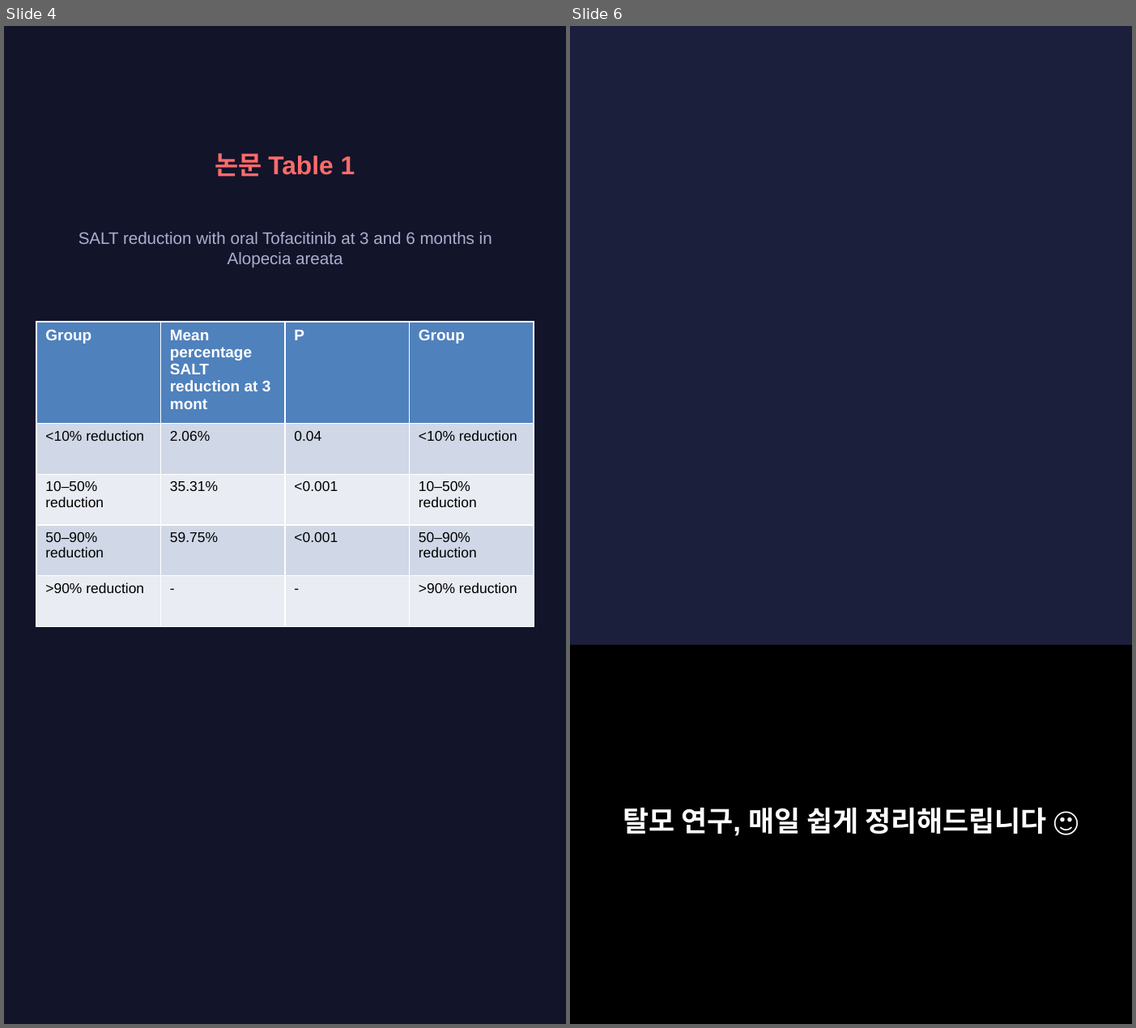
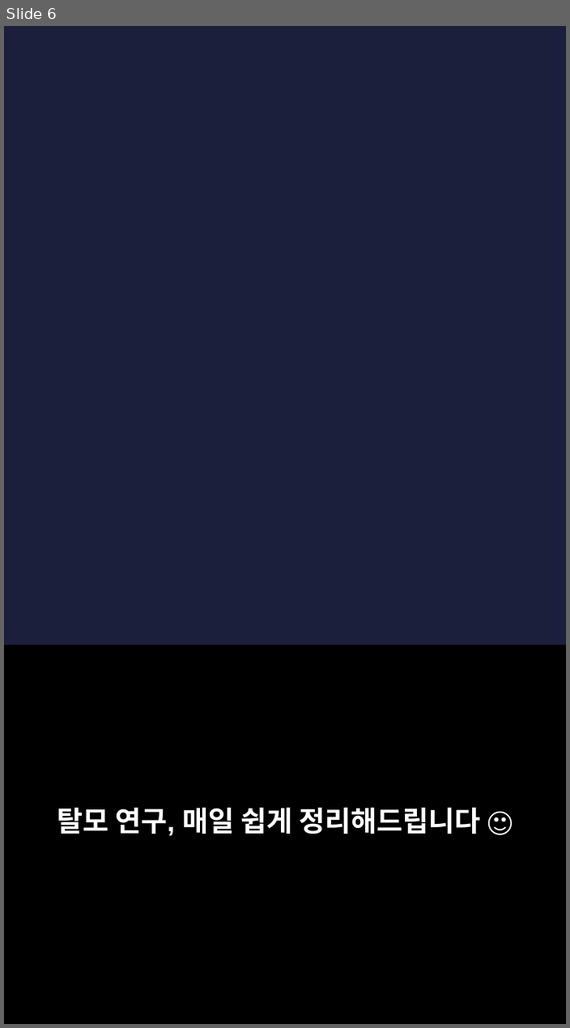
Before and after one commit to hyokang2010-BJ-ANTH/product-builder-test, a slide deck: data/2026-09-11/slides.pptx. Shown side by side, each under a label of ours: slides 4 and 6 before the commit, slide 6 after it; the slides between them are not shown. The pictures are 1136x1028 and 570x1028 pixels, drawn with LibreOffice and Linux fonts; fonts in the diff are those of the drawing; background and template pictures are left out. Boxes give left, top, right and bottom in pixels: in the first picture for what was removed or moved away, otherwise in the second. Text is boxed around its words. In the diff, an @@ line names an element or a change of style, - is before the commit and + after.

```diff
--- a/data/2026-09-11/slides.pptx
+++ b/data/2026-09-11/slides.pptx
@@ slide 4 removed at box(4, 26, 566, 1024), background #12142A @@
@@ text removed at box(215, 153, 356, 177) @@
-논문 Table 1
@@ text removed at box(79, 232, 492, 268) @@
-SALT reduction with oral Tofacitinib at 3 and 6 months in Alopecia areata
@@ table removed at box(36, 322, 532, 596), 5 rows, 4 columns @@
-Group | Mean percentage SALT reduction at 3 mont | P | Group
-<10% reduction | 2.06% | 0.04 | <10% reduction
-10–50% reduction | 35.31% | <0.001 | 10–50% reduction
-50–90% reduction | 59.75% | <0.001 | 50–90% reduction
->90% reduction | - | - | >90% reduction
```
Also in this commit, not shown: 3 slides changed, 3 slides added, 2 other slides removed, 23 other files.
